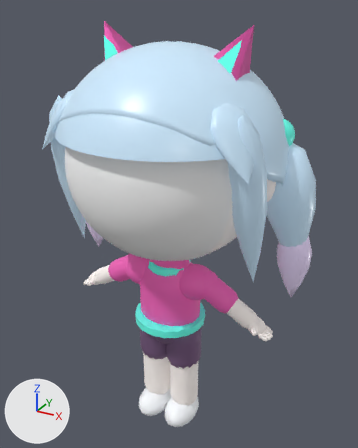
The glTF model models/templates/nova.glb as it was, and as the next commit left it.
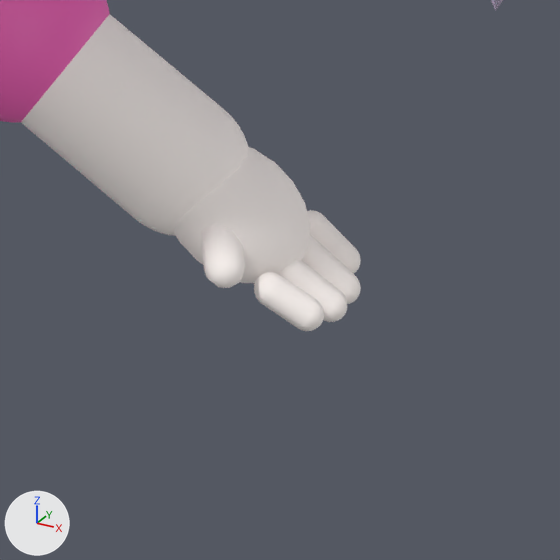
The first picture shows the older version from a camera (50 mm lens) standing at (1.69, -2.92, 3.24) and looking at (0.01, 0.14, 1.71). The close-ups show the older and then the newer version on the part from 62% to 84% of the width and 66% to 83% of the height of that picture. Only the edits that show in the close-ups are written down. Lighting does not change. The marker at lower left points along +X, +Y and +Z. Where no turn or scale is listed for an object, it has been applied to the vertices. Vertices at exactly the same position are counted once.
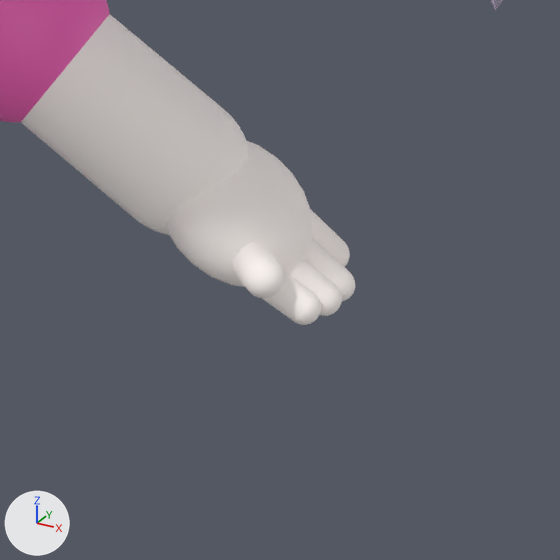
Patch to the scene script:
```diff
--- a/models/templates/nova.glb.py
+++ b/models/templates/nova.glb.py
@@ me_mesh_8 @@
 # used by ob_mesh_8; location = (0.31, 0.0, 1.34)
-me_mesh_8.from_pydata(...)  # 1106 vertices, 1940 faces; spans x 0.104..0.535, y -0.108..0.075, z -0.314..-0.031
+me_mesh_8.from_pydata(...)  # 1516 vertices, 2716 faces; spans x 0.104..0.53, y -0.093..0.082, z -0.311..-0.031
+# me_mesh_8 part 1: the loose piece of 122 vertices spanning x 0.452..0.521, y -0.075..-0.035, z -0.306..-0.252 is rebuilt with 190 vertices and now spans x 0.421..0.516, y -0.073..-0.029, z -0.303..-0.234
+# me_mesh_8 part 2: a new loose piece of 162 vertices spanning x 0.403..0.485, y -0.093..-0.023, z -0.267..-0.215, in mat_material_0 (white #fff7f4)
+# me_mesh_8 part 3: 114 vertices moved from x 0.333..0.483, y -0.072..0.072, z -0.298..-0.17 to x 0.332..0.53, y -0.082..0.076, z -0.303..-0.171; 480 vertices removed from x 0.333..0.535, y -0.108..0.075, z -0.314..-0.208; 470 vertices added at x 0.332..0.53, y -0.041..0.082, z -0.311..-0.194
+# other edits to the shape of me_mesh_8 do not show in these pictures
 me_mesh_8.materials.append(mat_material_0)
```

What differs and where, as boxes [x1, y1, x2, y2] in the close-ups (560 x 560 px; the box of a moved part takes in the faces that stretch with it):
'Mesh_8', reshaped: before [21, 14, 361, 331]; after [21, 14, 355, 325]
part 1 of me_mesh_8, rebuilt: before [254, 272, 324, 331]; after [236, 272, 321, 325]
part 2 of me_mesh_8, added: after [232, 242, 285, 298]
part 3 of me_mesh_8, moved or reshaped: before [201, 210, 361, 322]; after [278, 213, 355, 316]
